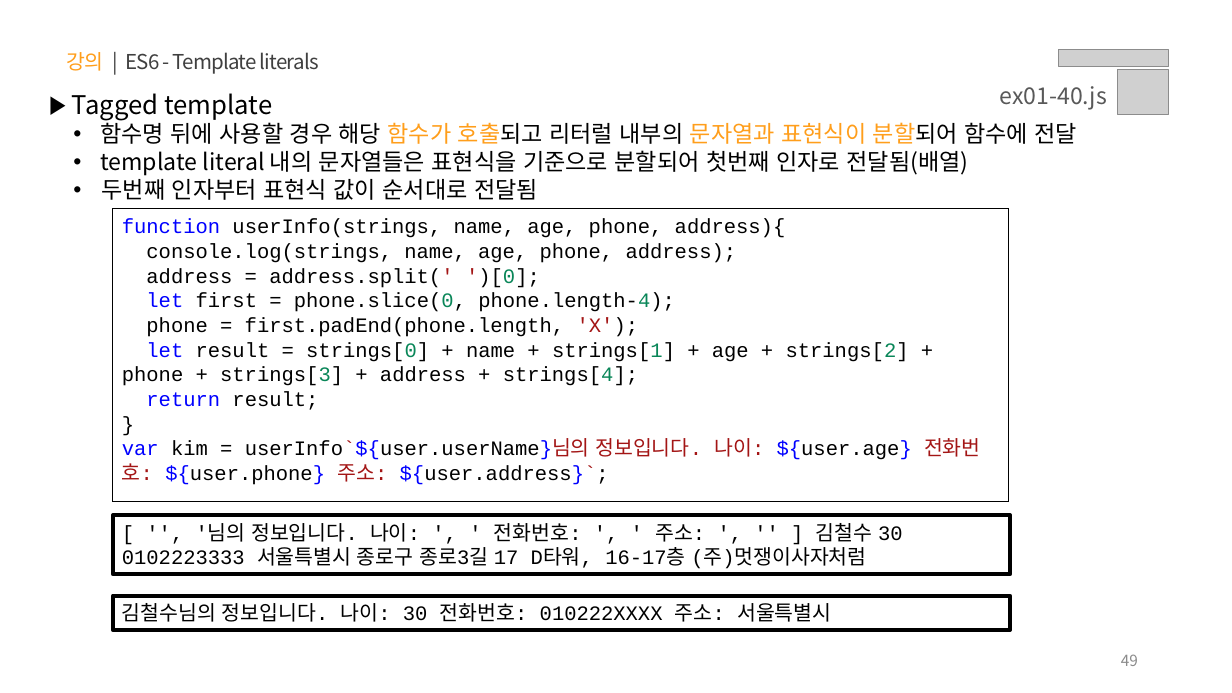
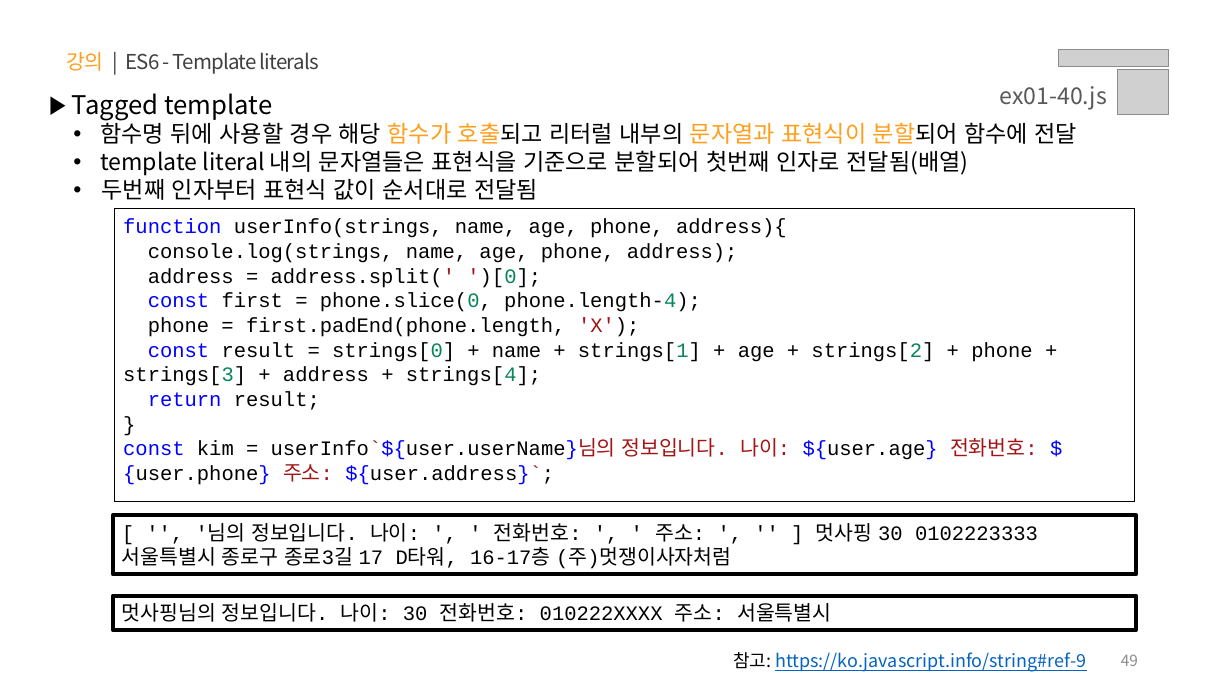
Before and after one commit to jeong0403/learn-JS, a slide deck: slide 49 of PPT/01.자바스크립트 - 기초 문법.pptx. Drawn at 1232x693 pixels with LibreOffice and Linux fonts; fonts in the diff are those of the drawing; grey boxes stand for pictures. Boxes give left, top, right and bottom in pixels: in the first picture for what was removed or moved away, otherwise in the second. Text is boxed around its words. In the diff, an @@ line names an element or a change of style, - is before the commit and + after.

```diff
--- a/PPT/01.자바스크립트 - 기초 문법.pptx
+++ b/PPT/01.자바스크립트 - 기초 문법.pptx
@@ rectangle "function userInfo(strings, name, age, phone, ...": place and size @@
-rectangle "function userInfo(strings, name, age, phone, ..." at (113,209,1009,501)
+rectangle "function userInfo(strings, name, age, phone, ..." at (115,209,1136,501)
@@ text in rectangle at (148,293,701,312): text changed @@
-let first = phone.slice(0, phone.length-4);
+const first = phone.slice(0, phone.length-4);
@@ text in rectangle at (123,342,1032,386): text changed @@
-let result = strings[0] + name + strings[1] + age + strings[2] + phone + strings[3] + address + strings[4];
+const result = strings[0] + name + strings[1] + age + strings[2] + phone + strings[3] + address + strings[4];
@@ text in rectangle at (123,438,1038,485): text changed @@
-var kim = userInfo`${user.userName}님의 정보입니다. 나이: ${user.age} 전화번호: ${user.phone} 주소: ${user.address}`;
+const kim = userInfo`${user.userName}님의 정보입니다. 나이: ${user.age} 전화번호: ${user.phone} 주소: ${user.address}`;
@@ rectangle "[ '', '님의 정보입니다. 나이: ...": place and size @@
-rectangle "[ '', '님의 정보입니다. 나이: ..." at (113,516,1010,575)
+rectangle "[ '', '님의 정보입니다. 나이: ..." at (113,516,1137,575)
@@ text in rectangle at (122,523,1038,569): text changed @@
-[ '', '님의 정보입니다. 나이: ', ' 전화번호: ', ' 주소: ', '' ] 김철수 30 0102223333 서울특별시 종로구 종로3길 17 D타워, 16-17층 (주)멋쟁이사자처럼
+[ '', '님의 정보입니다. 나이: ', ' 전화번호: ', ' 주소: ', '' ] 멋사핑 30 0102223333 서울특별시 종로구 종로3길 17 D타워, 16-17층 (주)멋쟁이사자처럼
@@ rectangle "멋사핑님의 정보입니다. 나이: 30 전화번호: ...": place and size @@
-rectangle "멋사핑님의 정보입니다. 나이: 30 전화번호: ..." at (113,596,1010,630)
+rectangle "멋사핑님의 정보입니다. 나이: 30 전화번호: ..." at (113,596,1137,630)
@@ text in rectangle at (122,603,831,622): text changed @@
-김철수님의 정보입니다. 나이: 30 전화번호: 010222XXXX 주소: 서울특별시
+멋사핑님의 정보입니다. 나이: 30 전화번호: 010222XXXX 주소: 서울특별시
@@ text added at (733,652,1086,672), 14 pt, text #0563C1, underline @@
+참고: https://ko.javascript.info/string#ref-9
```
Also in this commit, not shown: 47 other slides changed, 3 other files.
